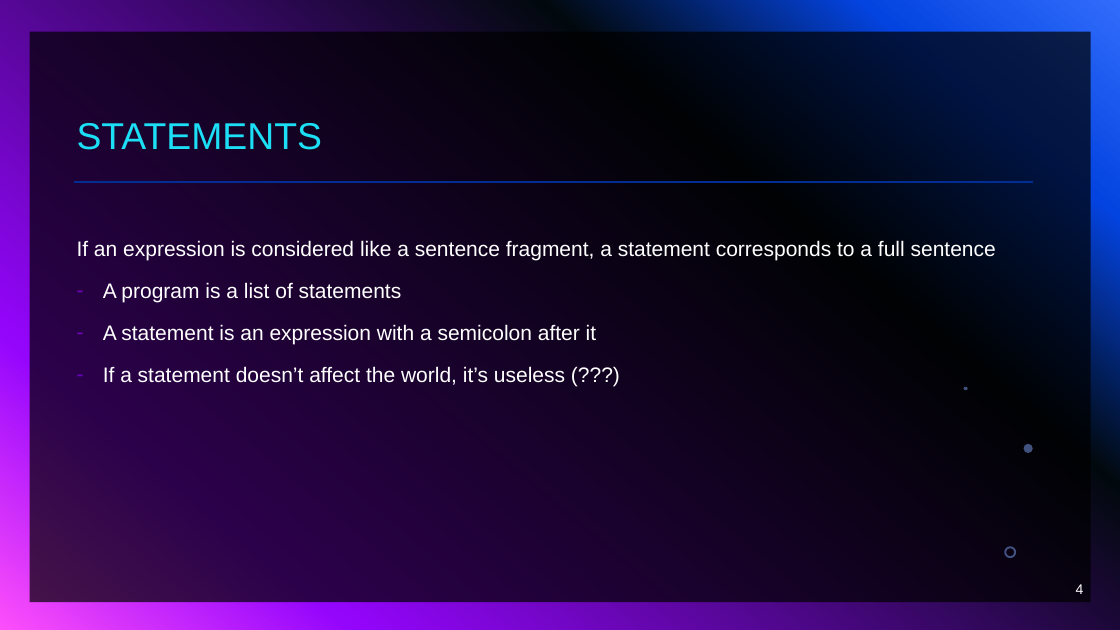
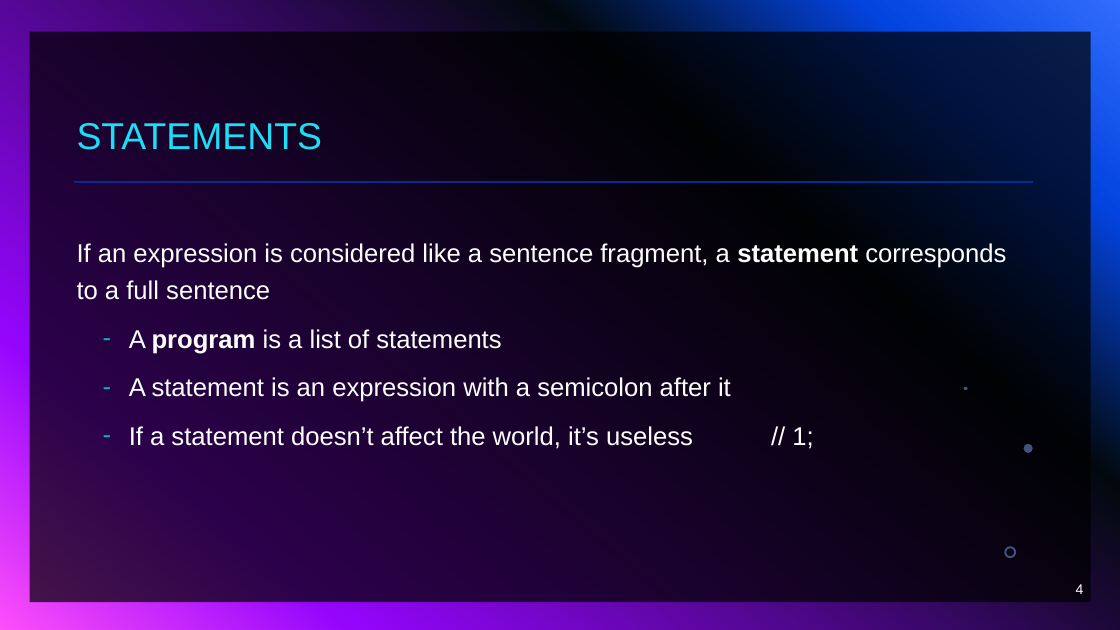
Before and after one commit to dtarvin/JavaScript-Class, a slide deck: slide 4 of slides for class/my slides/Expressions and Statements.pptx. Drawn at 1120x630 pixels with LibreOffice and Linux fonts; fonts in the diff are those of the drawing. Boxes give left, top, right and bottom in pixels: in the first picture for what was removed or moved away, otherwise in the second. Text is boxed around its words. In the diff, an @@ line names an element or a change of style, - is before the commit and + after.

```diff
--- a/slides for class/my slides/Expressions and Statements.pptx
+++ b/slides for class/my slides/Expressions and Statements.pptx
@@ text at (77,243,1006,402): size 18 to 22 pt in "If an expression is considered like a ...", "A program is a list of statements", "A statement is an expression with a ..."; bold on in "statement", "program"; list level 1 to 2 in "A program is a list ..."; bullet colour #9405FC to #1CDFF5; list level 1 to 2 in "A statement is an expression ..." @@
@@ text at (129,426,813,449): text changed; size 18 to 22 pt @@
-– If a statement doesn’t affect the world, it’s useless (???)
+  – If a statement doesn’t affect the world, it’s useless // 1;
```
Also in this commit, not shown: 5 other slides changed, 45 other files.
